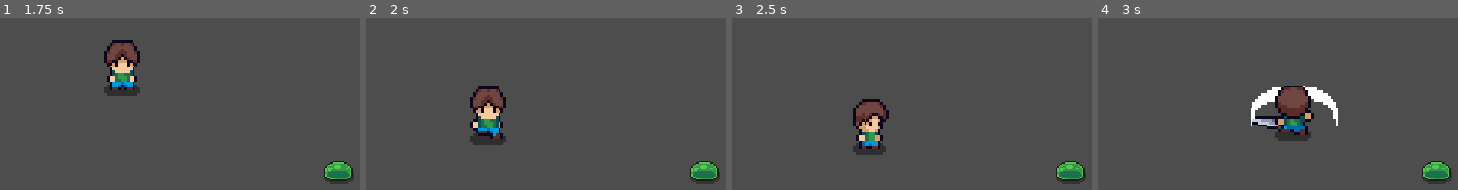
Above: before the commit, frames 1-4 (left to right).
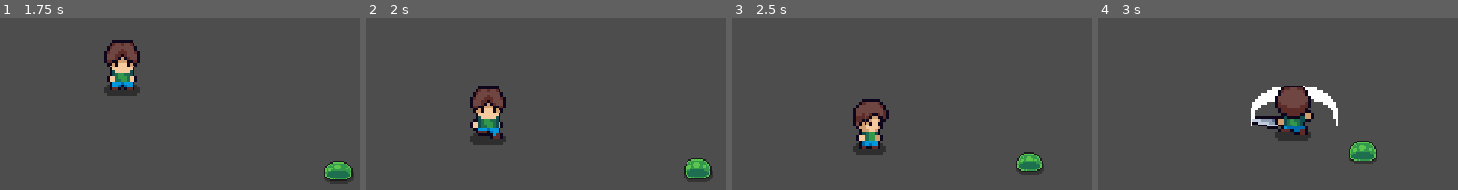
Above: after the commit, the same moments.

Repository: Davichobits/godot-cute-fantasy-rpg
Game: Godot game, scene res://scenes/main.tscn
Two runs of this game, one before a commit and one after it. Both use one fixed random seed, a clock stepped at 60 frames per second and the inputs below.
Inputs:
- Up to frame 1 (1.75 s): hold Right (right) 0.53-1.28 s; tap Space (attack) at 0.6, 1.35 s; hold Down (down) from 1.28 s (still down)
- Up to frame 2 (2 s): keep holding Down (down)
- Up to frame 3 (2.5 s): release Down (down) at 2.03 s; hold Right (right) from 2.03 s (still down); tap Space (attack) at 2.1 s
- Up to frame 4 (3 s): release Right (right) at 2.78 s; hold Up (up) from 2.78 s (still down); tap Space (attack) at 2.85 s

Frame 1 is identical in both runs. In frame 2, 1.0% of the frame differs, in the area x 88-99%, y 81-97%; in frame 3, 1.8%; in frame 4, 1.9%, in the area x 69-99%, y 71-97%.

Commit message:
moving slime towards player

Diff:
--- a/scenes/player.tscn
+++ b/scenes/player.tscn
@@ -390,6 +390,9 @@
 
 [sub_resource type="RectangleShape2D" id="RectangleShape2D_6q2t7"]
 size = Vector2(15, 15)
+
+[sub_resource type="RectangleShape2D" id="RectangleShape2D_scdiy"]
+size = Vector2(12, 5)
 
 [node name="Player" type="CharacterBody2D" unique_id=2085861868]
 script = ExtResource("1_g2els")
@@ -410,5 +413,9 @@
 [node name="CollisionShape2D" type="CollisionShape2D" parent="Hitbox" unique_id=1302323056]
 shape = SubResource("RectangleShape2D_6q2t7")
 
+[node name="CollisionShape2D" type="CollisionShape2D" parent="." unique_id=1653001216]
+position = Vector2(-1, 4.5)
+shape = SubResource("RectangleShape2D_scdiy")
+
 [connection signal="animation_finished" from="AnimatedSprite2D" to="." method="_on_animated_sprite_2d_animation_finished"]
 [connection signal="body_entered" from="Hitbox" to="." method="_on_hitbox_body_entered"]
--- a/scenes/slime.tscn
+++ b/scenes/slime.tscn
@@ -1,6 +1,7 @@
 [gd_scene format=3 uid="uid://d31psayq512uu"]
 
 [ext_resource type="Texture2D" uid="uid://dqejl3odytdly" path="res://assets/images/Enemies/Slime_Green.png" id="1_371uh"]
+[ext_resource type="Script" uid="uid://byp1hmlwpr7q2" path="res://scripts/slime.gd" id="1_p2gj0"]
 
 [sub_resource type="AtlasTexture" id="AtlasTexture_p2gj0"]
 atlas = ExtResource("1_371uh")
@@ -163,7 +164,13 @@
 [sub_resource type="RectangleShape2D" id="RectangleShape2D_6q2t7"]
 size = Vector2(20, 15)
 
+[sub_resource type="CircleShape2D" id="CircleShape2D_6q2t7"]
+radius = 150.0
+
 [node name="Slime" type="CharacterBody2D" unique_id=727454567]
+collision_layer = 2
+collision_mask = 0
+script = ExtResource("1_p2gj0")
 
 [node name="AnimatedSprite2D" type="AnimatedSprite2D" parent="." unique_id=1232508989]
 sprite_frames = SubResource("SpriteFrames_6q2t7")
@@ -175,3 +182,10 @@
 [node name="CollisionShape2D" type="CollisionShape2D" parent="." unique_id=368317199]
 position = Vector2(0, 0.5)
 shape = SubResource("RectangleShape2D_6q2t7")
+
+[node name="Sight" type="Area2D" parent="." unique_id=1829538431]
+
+[node name="CollisionShape2D" type="CollisionShape2D" parent="Sight" unique_id=201267679]
+shape = SubResource("CircleShape2D_6q2t7")
+
+[connection signal="body_entered" from="Sight" to="." method="_on_sight_body_entered"]
--- /dev/null
+++ b/scripts/slime.gd
@@ -0,0 +1,17 @@
+extends CharacterBody2D
+
+const SPEED = 100.0
+var target = null
+
+func _physics_process(delta):
+	if target:
+		_attack(delta)
+
+func _attack(delta: float) -> void:
+	var direction = (target.position - position).normalized()
+	position += direction * SPEED * delta
+
+func _on_sight_body_entered(body):
+	if body.name == "Player":
+		target = body
+		print(target)
Not shown, added: scripts/slime.gd.uid
